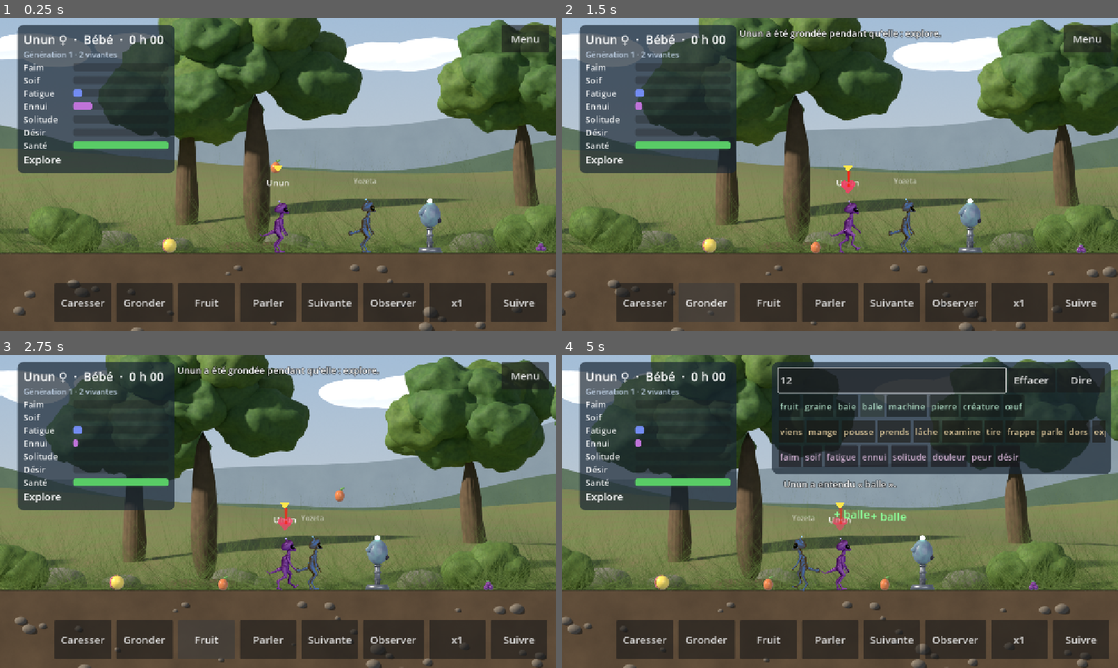
Above: before the commit, frames 1-4 (two rows, left to right).
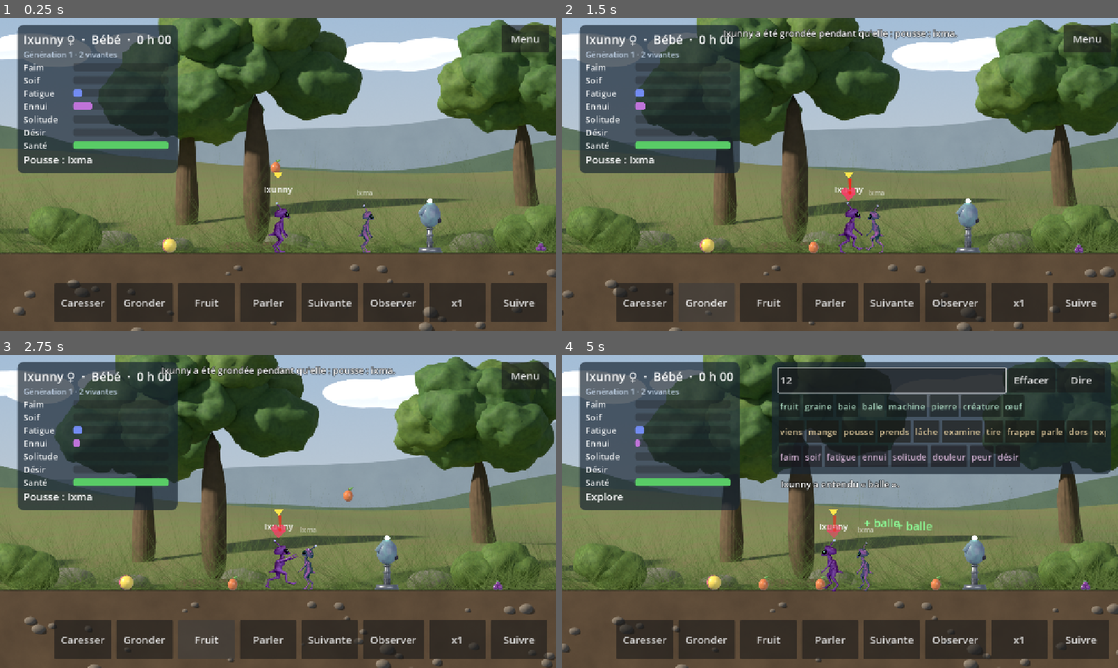
Above: after the commit, the same moments.

Repository: Ankool29/crealife
Game: Godot game, scene res://scenes/main.tscn
The game is run twice, just before and just after one commit, with the same random seed, the same clock (stepped at 60 frames per second) and the same inputs.
Inputs (mouse positions are in pixels of both pictures, inside the frame that each line leads up to):
- Up to frame 1 (0.25 s): no input
- Up to frame 2 (1.5 s): click "Caresser" at 0.5 s; click "Gronder" at 1.25 s
- Up to frame 3 (2.75 s): click "Fruit" at 2 s
- Up to frame 4 (5 s): click "Parler" at 2.75 s; click (890, 380) at 3.52 s; type "12" at 3.6 s; click "balle" at 4.25 s

The runs differ from the first frame. In frame 1, 1.5% of the frame differs, in the area x 4-68%, y 2-76%; in frame 2, 5.9%; in frame 3, 18%; in frame 4, 24%, in the area x 0-100%, y 0-100%.

Commit message:
L'âge règle l'apprentissage : jeunes plus malléables, adultes plus têtus, vieux qui oublient les mots inutilisés ; gène de maturation
Co-Authored-By: Claude Opus 5.5 <noreply@anthropic.com>
Claude-Session: https://claude.ai/code/session_01MAppfGnRnr8qw2kENJWVLu

Diff:
--- a/data/genomes/souche_depart.json
+++ b/data/genomes/souche_depart.json
@@ -1580,7 +1580,8 @@
 				"noise": 0.4,
 				"learning_rate": 0.5,
 				"ltw_rate": 0.0005,
-				"stw_relax": 0.002
+				"stw_relax": 0.002,
+				"ageing": 0.5
 			}
 		},
 		{
--- a/src/sim/biology/lifecycle.gd
+++ b/src/sim/biology/lifecycle.gd
@@ -9,6 +9,15 @@
 const STAGE_START_H: Array[float] = [0.0, 0.5, 1.5, 2.5, 8.0]
 ## Taille relative du corps selon le stade.
 const STAGE_SIZE: Array[float] = [0.55, 0.75, 0.9, 1.0, 0.97]
+## Plasticité du cerveau selon le stade : les jeunes apprennent vite, les
+## adultes sont plus « têtus », les vieux apprennent lentement et oublient.
+const STAGE_LEARNING: Array[float] = [1.5, 1.3, 1.0, 0.7, 0.4]
+
+
+## Multiplicateur d'apprentissage à ce stade. ageing (gène, 0..1) règle
+## l'écart à 1 : faible = l'esprit reste jeune longtemps, fort = mûrit vite.
+static func learning_factor(stage: int, ageing: float) -> float:
+	return maxf(0.1, 1.0 + (STAGE_LEARNING[stage] - 1.0) * lerpf(0.4, 1.6, ageing))
 
 
 static func stage_at(age_s: float) -> int:
--- a/src/sim/brain/brain.gd
+++ b/src/sim/brain/brain.gd
@@ -59,6 +59,9 @@
 var _relax_timer := 0.0
 var _heard_base := 0
 var lang: Language = null
+## Plasticité selon l'âge (voir Lifecycle.learning_factor), fixée par le corps.
+var plasticity := 1.0
+var ageing := 0.5
 
 # Trace de la dernière décision (ce que le renforcement va modifier)
 var _elig := PackedFloat32Array()
@@ -100,6 +103,7 @@
 				_lr = lerpf(0.1, 0.6, float(p.get("learning_rate", 0.5)))
 				_ltw_rate = float(p.get("ltw_rate", 0.0005))
 				_stw_relax = float(p.get("stw_relax", 0.002))
+				ageing = float(p.get("ageing", 0.5))
 	var obey := lang.obey if lang else 0.5
 	for v in VERB_COUNT:
 		var i := (_heard_base + v) * VERB_COUNT + v
@@ -188,13 +192,13 @@
 		var a := _elig[k]
 		if a > 0.01:
 			var i := k * VERB_COUNT + verb
-			var rate := _lr if k < drive_part or k >= _heard_base else _lr * CONTEXT_LEARNING
+			var rate := (_lr if k < drive_part or k >= _heard_base else _lr * CONTEXT_LEARNING) * plasticity
 			stw[i] = clampf(stw[i] + rate * r * a, -3.0, 3.0)
 	if _elig_cat >= 0:
 		for d in DRIVE_COUNT:
 			var i := d * _cats + _elig_cat
-			attn_w[i] = clampf(attn_w[i] + _attn_lr * r * _elig_drives[d], -3.0, 3.0)
-		attn_bias[_elig_cat] = clampf(attn_bias[_elig_cat] + _attn_lr * CONTEXT_LEARNING * r, -1.0, 1.0)
+			attn_w[i] = clampf(attn_w[i] + _attn_lr * plasticity * r * _elig_drives[d], -3.0, 3.0)
+		attn_bias[_elig_cat] = clampf(attn_bias[_elig_cat] + _attn_lr * plasticity * CONTEXT_LEARNING * r, -1.0, 1.0)
 
 
 ## Récompense naturelle ciblée : la pulsion d qui vient de baisser renforce
@@ -205,10 +209,10 @@
 	var k := d * (_cats + 1) + slot
 	if _elig[k] > 0.01:
 		var i := k * VERB_COUNT + verb
-		stw[i] = clampf(stw[i] + _lr * r, -3.0, 3.0)
+		stw[i] = clampf(stw[i] + _lr * plasticity * r, -3.0, 3.0)
 	if _elig_cat >= 0:
 		var j := d * _cats + _elig_cat
-		attn_w[j] = clampf(attn_w[j] + _attn_lr * r, -3.0, 3.0)
+		attn_w[j] = clampf(attn_w[j] + _attn_lr * plasticity * r, -3.0, 3.0)
 
 
 ## Les poids à court terme reviennent vers le long terme (oubli) et le long
--- a/src/sim/brain/language.gd
+++ b/src/sim/brain/language.gd
@@ -61,6 +61,13 @@
 var progress_left := 0.0
 
 var learning := 0.25
+## Plasticité selon l'âge ; forgetting : la vieillesse fait oublier les mots
+## qui ne servent plus (ni entendus ni dits depuis FORGET_AFTER secondes).
+var plasticity := 1.0
+var forgetting := false
+const FORGET_AFTER := 1200.0
+const FORGET_RATE := 0.00004      # par seconde : environ -0,15 par heure
+var _unused := {}                 # "genre:index" -> secondes depuis le dernier usage
 var talk := 0.5
 var obey := 0.5
 var seed := 0
@@ -137,7 +144,8 @@
 ## Rapproche la connaissance d'un mot de 1 ; strength dans [0, 1].
 func learn(kind: String, i: int, strength: float) -> void:
 	var k := knowledge(kind, i)
-	_set_knowledge(kind, i, k + learning * strength * (1.0 - k))
+	_set_knowledge(kind, i, k + learning * plasticity * strength * (1.0 - k))
+	_unused[kind + ":" + str(i)] = 0.0
 
 
 ## Nombre de mots bien connus (connaissance > 0,6).
@@ -174,6 +182,7 @@
 		var c: Array = found[n]
 		var i: int = c[1]
 		var before := knowledge(c[0], i)
+		used(c[0], i)
 		match c[0]:
 			"nom":
 				# Apprendre : elle regarde l'objet (ou on le lui montre),
@@ -198,6 +207,28 @@
 	return found
 
 
+func _forget(dt: float) -> void:
+	for kind in ["nom", "verbe", "besoin"]:
+		var arr: PackedFloat32Array = nouns if kind == "nom" else (verbs if kind == "verbe" else drive_words)
+		for i in arr.size():
+			if arr[i] <= 0.0:
+				continue
+			var key: String = kind + ":" + str(i)
+			var t: float = _unused.get(key, FORGET_AFTER) + dt
+			_unused[key] = t
+			if t >= FORGET_AFTER:
+				arr[i] = maxf(0.0, arr[i] - FORGET_RATE * dt)
+		match kind:
+			"nom": nouns = arr
+			"verbe": verbs = arr
+			"besoin": drive_words = arr
+
+
+## Un mot entendu ou dit est « entretenu » : il ne s'oublie pas.
+func used(kind: String, i: int) -> void:
+	_unused[kind + ":" + str(i)] = 0.0
+
+
 ## Le joueur lui montre un objet (ou une autre créature).
 func show(obj: Object, category: int) -> void:
 	shown_object = obj
@@ -211,6 +242,8 @@
 		if _heard_left <= 0.0:
 			heard_noun.fill(0.0)
 			heard_verb.fill(0.0)
+	if forgetting:
+		_forget(dt)
 	if shown_left > 0.0:
 		shown_left -= dt
 		if shown_left <= 0.0:
@@ -269,6 +302,7 @@
 	var parts: Array[String] = []
 	for w in words:
 		parts.append(pronounce(w[0], w[1]))
+		used(w[0], w[1])
 	speech = " ".join(parts)
 	if speech != "":
 		speech += " !" if words.size() == 1 and words[0][0] == "besoin" else ""
@@ -299,8 +333,9 @@
 ## locutrice en sait (on n'apprend pas un mot juste de quelqu'un qui babille).
 func learn_from(kind: String, i: int, speaker_knowledge: float) -> void:
 	var k := knowledge(kind, i)
+	used(kind, i)
 	if speaker_knowledge > k:
-		_set_knowledge(kind, i, k + learning * 0.5 * (speaker_knowledge - k))
+		_set_knowledge(kind, i, k + learning * plasticity * 0.5 * (speaker_knowledge - k))
 
 
 func to_dict() -> Dictionary:
--- a/src/sim/creature_sim.gd
+++ b/src/sim/creature_sim.gd
@@ -101,6 +101,16 @@
 	_express(true)
 	language = Language.new(genome.expressed(stage, sex), hash(p_name))
 	brain = Brain.new(genome.expressed(stage, sex), language)
+	_apply_age_learning()
+
+
+## L'âge règle la vitesse d'apprentissage (mots et habitudes) et l'oubli.
+func _apply_age_learning() -> void:
+	if brain == null:
+		return
+	brain.plasticity = Lifecycle.learning_factor(stage, brain.ageing)
+	language.plasticity = brain.plasticity
+	language.forgetting = stage == Lifecycle.Stage.OLD
 
 
 ## Exprime les gènes du stade actuel (naissance, puis à chaque changement de stade).
@@ -183,6 +193,7 @@
 			if g.type == Gene.Type.INSTINCT and g.stage == stage:   # instincts de ce nouvel âge
 				for i in int(round(float(g.params.get("repeat", 1.0)))):
 					brain.train_instinct(g.params, 1.0)
+		_apply_age_learning()
 		last_event = "%s est maintenant %s." % [creature_name, Lifecycle.STAGE_LABELS[stage].to_lower()]
 
 	_perceive(world)
@@ -593,6 +604,7 @@
 		c._father_genome = Genome.from_dict(d.father_genome)
 	c._father_name = str(d.father_name)
 	c.biochem.load_dict(d.biochem)
+	c._apply_age_learning()
 	c.brain.load_dict(d.brain)
 	c.language.load_dict(d.get("language", {}))
 	return c
--- a/src/sim/genetics/gene.gd
+++ b/src/sim/genetics/gene.gd
@@ -34,7 +34,7 @@
 		Type.RECEPTOR: return {"threshold": [0.0, 1.0], "gain": [0.0, 10.0]}
 		Type.ORGAN: return {"longevity_h": [0.5, 40.0], "repair": [0.0, 0.01], "health": [0.0, 1.0]}
 		Type.LOBE: return {"noise": [0.0, 1.0], "learning_rate": [0.0, 1.0], "ltw_rate": [0.0, 0.05], "stw_relax": [0.0, 0.05],
-				"talk": [0.0, 1.0], "obey": [0.0, 1.0]}
+				"talk": [0.0, 1.0], "obey": [0.0, 1.0], "ageing": [0.0, 1.0]}
 		Type.INSTINCT: return {"reward": [-2.0, 2.0], "repeat": [0.0, 20.0]}
 		Type.APPEARANCE: return {"hue": [0.0, 1.0], "hue2": [0.0, 1.0], "saturation": [0.0, 1.0],
 				"brightness": [0.0, 1.0], "glow": [0.0, 1.0], "glow_power": [0.0, 1.0], "size": [0.0, 1.0],
--- a/src/ui/observe_panel.gd
+++ b/src/ui/observe_panel.gd
@@ -103,6 +103,8 @@
 func _words_text(c: CreatureSim) -> String:
 	var L := c.language
 	var t := "[b]%s connaît %d mots[/b]" % [c.creature_name, L.vocabulary_size()]
+	t += "   [color=#9fb3c8]%s : apprend ×%.1f%s[/color]" % [Lifecycle.STAGE_LABELS[c.stage], L.plasticity,
+		", oublie les mots inutilisés" if L.forgetting else ""]
 	if L.last_heard != "":
 		t += "   [color=#9fb3c8]a entendu : « %s »[/color]" % L.last_heard
 	t += "\n[color=#9fb3c8]Dites un nom quand elle regarde l'objet, un verbe pendant qu'elle fait l'action, "
@@ -166,7 +168,10 @@
 			if str(p.lobe) == "langage":
 				return "lobe langage, apprentissage %.2f, bavardage %.2f, obéissance %.2f" % [
 					float(p.get("learning_rate", 0)), float(p.get("talk", 0)), float(p.get("obey", 0))]
-			return "lobe %s, curiosité %.2f, apprentissage %.2f" % [p.lobe, float(p.get("noise", 0)), float(p.learning_rate)]
+			var txt := "lobe %s, curiosité %.2f, apprentissage %.2f" % [p.lobe, float(p.get("noise", 0)), float(p.learning_rate)]
+			if p.has("ageing"):
+				txt += ", maturation %.2f" % float(p.ageing)
+			return txt
 		Gene.Type.INSTINCT:
 			var cat := str(p.category) if str(p.category) != "" else "rien"
 			return "%s + %s → %s  (%+.1f)" % [p.drive, cat, p.verb, float(p.reward)]
--- a/tests/test_sim.gd
+++ b/tests/test_sim.gd
@@ -311,6 +311,34 @@
 	print("    après 30 échanges, %s connaît %d noms appris de %s (dernière phrase : « %s »)" % [b.creature_name, learnt, a.creature_name, a.language.speech])
 	_check(learnt >= 4, "les mots se transmettent en parlant")
 
+	# 5. L'âge : les enfants apprennent plus vite que les adultes, les vieux oublient
+	var gains := []
+	for hours in [1.0, 4.0]:
+		var w5 := WorldSim.new(51, "vide")
+		var c5 := w5.creatures[0]
+		c5.age = hours * 3600.0
+		w5.tick(STEP)
+		var b5 := w5.add_object("balle", c5.x + 30.0)
+		c5.show_thing(b5)
+		w5.say("balle", c5)
+		gains.append(c5.language.nouns[jouet])
+	print("    une leçon : enfant %.2f, adulte %.2f" % gains)
+	_check(gains[0] > gains[1] * 1.4, "un enfant apprend plus vite qu'un adulte")
+	var w6 := WorldSim.new(53, "vide")
+	var c6 := w6.creatures[0]
+	c6.age = 8.2 * 3600.0
+	w6.tick(STEP)
+	c6.language.nouns[jouet] = 1.0
+	c6.language.nouns[0] = 1.0
+	t = 0.0
+	while t < 3600.0:
+		if int(t / STEP) % 1500 == 0:
+			c6.language.used("nom", 0)     # « fruit » est entretenu, « jouet » non
+		c6.tick(STEP, w6, w6.rng)
+		t += STEP
+	print("    vieille, après 1 h : mot entretenu %.2f, mot oublié %.2f" % [c6.language.nouns[0], c6.language.nouns[jouet]])
+	_check(c6.language.nouns[0] > 0.99 and c6.language.nouns[jouet] < 0.95, "les vieux oublient les mots qui ne servent plus")
+
 	# 4. Sauvegarde
 	var w4 := WorldSim.from_dict(JSON.parse_string(JSON.stringify(w3.to_dict())))
 	_check(is_equal_approx(w4.creatures[1].language.nouns[jouet], b.language.nouns[jouet]), "le vocabulaire est sauvegardé")
